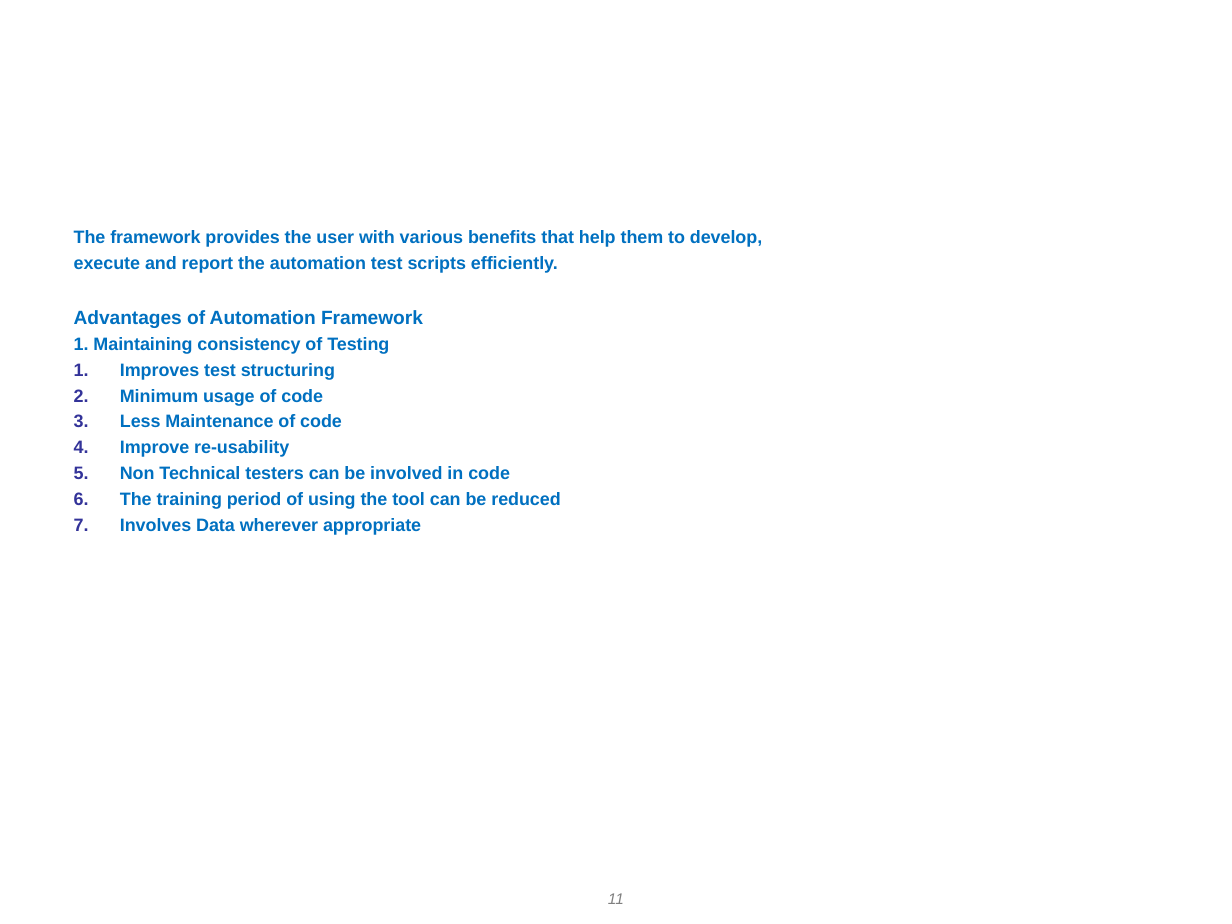
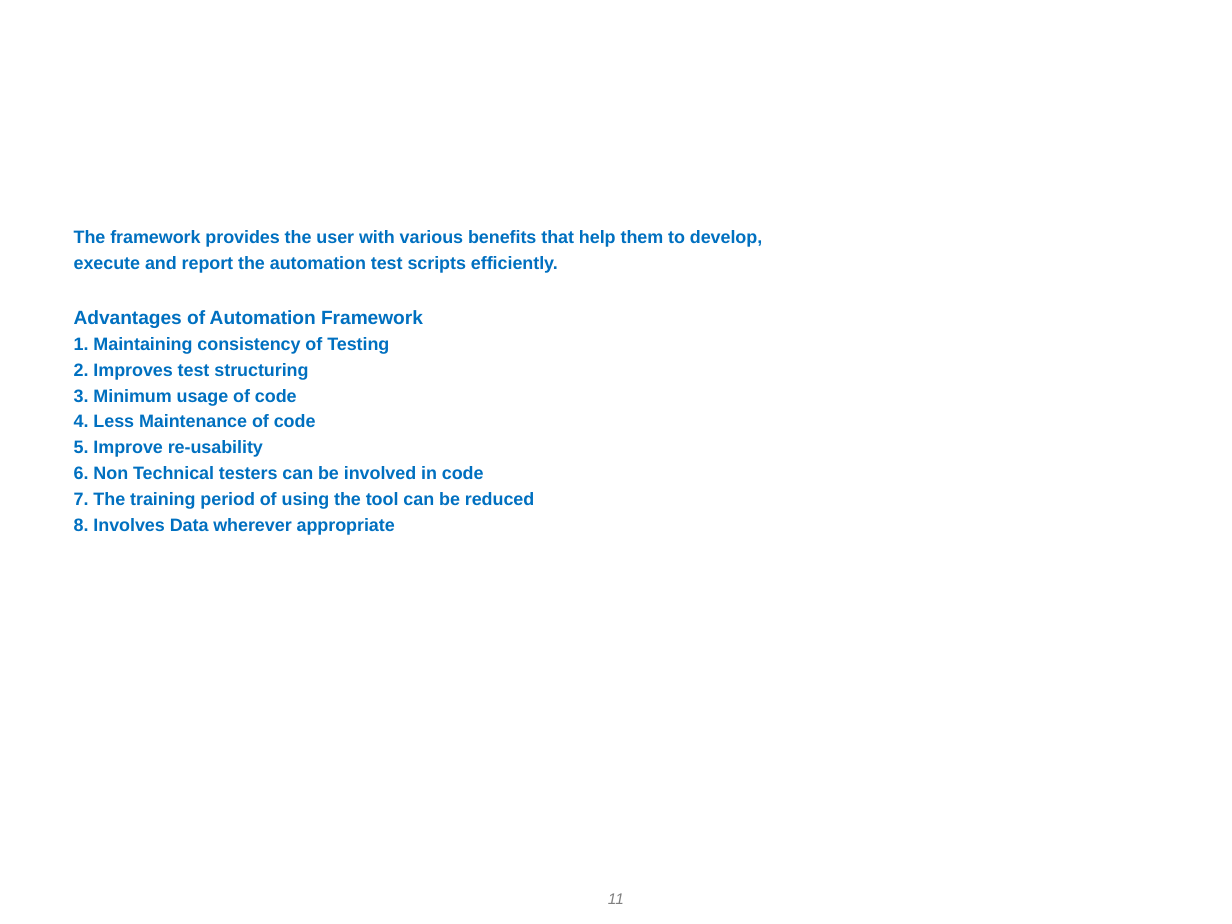
Before and after one commit to sunilkumarg-techbrain/InterviewQuestions, a slide deck: slide 11 of DAY 1 - Introduction to Automation.ppt. Drawn at 1232x924 pixels with LibreOffice and Linux fonts; fonts in the diff are those of the drawing; background and template pictures are left out. Boxes give left, top, right and bottom in pixels: in the first picture for what was removed or moved away, otherwise in the second. Text is boxed around its words. In the diff, an @@ line names an element or a change of style, - is before the commit and + after.

```diff
--- a/DAY 1 - Introduction to Automation.ppt
+++ b/DAY 1 - Introduction to Automation.ppt
@@ text at (74,363,534,535): text changed @@
-1. Improves test structuring
-2. Minimum usage of code
-3. Less Maintenance of code
-4. Improve re-usability
-5. Non Technical testers can be involved in code
-6. The training period of using the tool can be reduced
-7. Involves Data wherever appropriate
+2. Improves test structuring
+3. Minimum usage of code
+4. Less Maintenance of code
+5. Improve re-usability
+6. Non Technical testers can be involved in code
+7. The training period of using the tool can be reduced
+8. Involves Data wherever appropriate
```
Also in this commit, not shown: 15 other slides changed, 13 other files.
